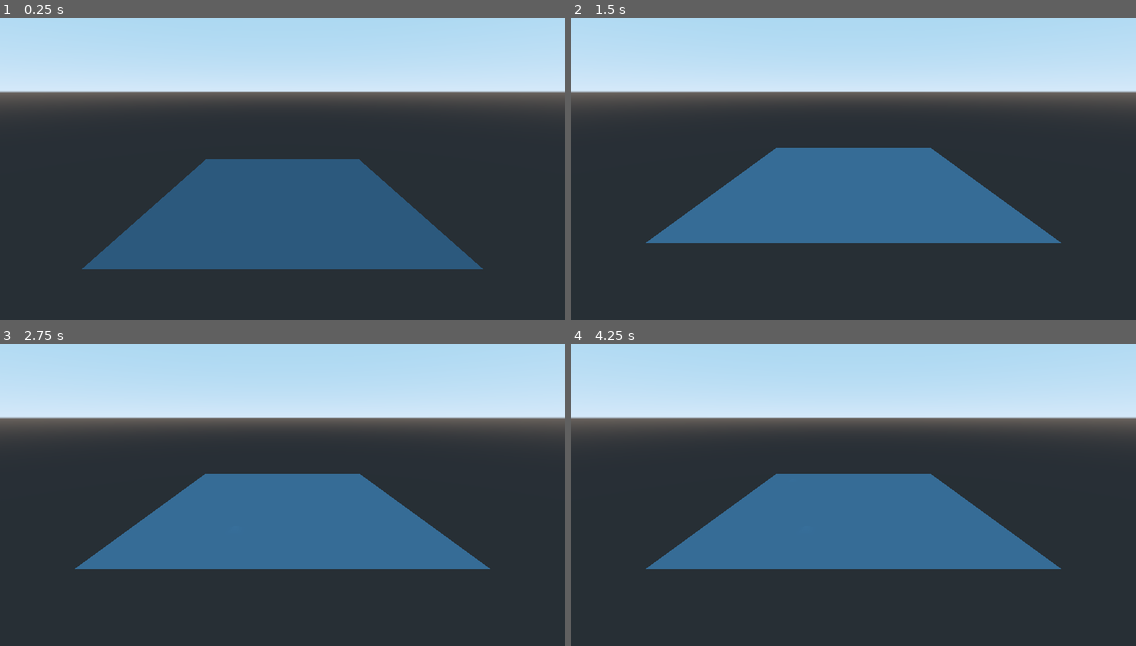
Above: before the commit, frames 1-4 (two rows, left to right).
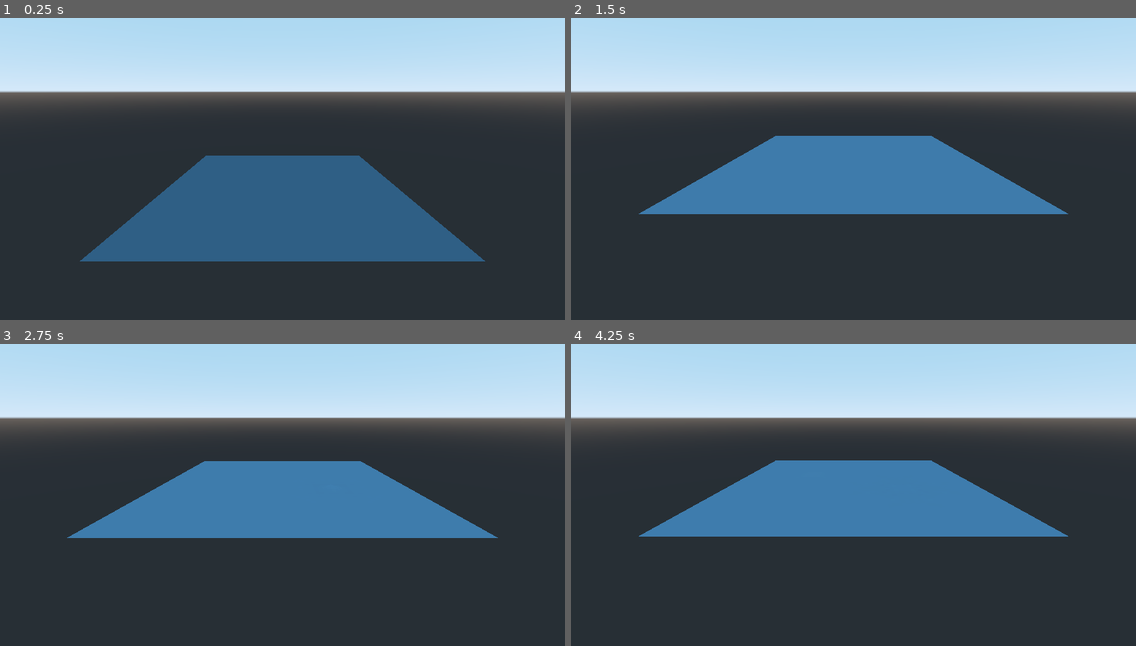
Above: after the commit, the same moments.

Repository: kb173/godot-interactive-water
Game: Godot game, scene res://TestScene.tscn
Two runs of this game, one before a commit and one after it. Both use one fixed random seed, a clock stepped at 60 frames per second and the inputs below.
Inputs:
- Up to frame 1 (0.25 s): no input
- Up to frame 2 (1.5 s): no input
- Up to frame 3 (2.75 s): no input
- Up to frame 4 (4.25 s): tap Enter at 2.75 s; tap Space at 3.5 s

The runs differ from the first frame. In frame 1, 3.0% of the frame differs, in the area x 14-86%, y 45-84%; in frame 2, 10%; in frame 3, 11%; in frame 4, 11%, in the area x 12-88%, y 38-75%.

Commit message:
Increase position accuracy and some cleanup

Diff:
--- /dev/null
+++ b/PersistentShaderTexture.tscn
@@ -0,0 +1,30 @@
+[gd_scene load_steps=4 format=2]
+
+[ext_resource path="res://WaterUpdate.shader" type="Shader" id=1]
+[ext_resource path="res://WaterHeights.gd" type="Script" id=2]
+
+[sub_resource type="ShaderMaterial" id=1]
+shader = ExtResource( 1 )
+shader_param/water_height = 0.5
+shader_param/height_damping = 0.02
+shader_param/velocity_damping = 0.02
+shader_param/spread = 0.05
+
+[node name="PersistentShaderTexture" type="Node"]
+script = ExtResource( 2 )
+
+[node name="Viewport" type="Viewport" parent="."]
+size = Vector2( 1, 1 )
+transparent_bg = true
+handle_input_locally = false
+hdr = false
+disable_3d = true
+usage = 0
+render_target_v_flip = true
+render_target_update_mode = 3
+
+[node name="Texture" type="ColorRect" parent="Viewport"]
+material = SubResource( 1 )
+margin_right = 128.0
+margin_bottom = 128.0
+rect_min_size = Vector2( 128, 128 )
--- a/TestScene.tscn
+++ b/TestScene.tscn
@@ -1,8 +1,7 @@
-[gd_scene load_steps=9 format=2]
+[gd_scene load_steps=7 format=2]
 
 [ext_resource path="res://Water.shader" type="Shader" id=1]
-[ext_resource path="res://WaterUpdate.shader" type="Shader" id=2]
-[ext_resource path="res://WaterHeights.gd" type="Script" id=3]
+[ext_resource path="res://PersistentShaderTexture.tscn" type="PackedScene" id=2]
 [ext_resource path="res://Water.gd" type="Script" id=4]
 
 [sub_resource type="ViewportTexture" id=1]
@@ -14,15 +13,8 @@
 shader_param/water_heights = SubResource( 1 )
 
 [sub_resource type="PlaneMesh" id=3]
-subdivide_width = 128
-subdivide_depth = 128
-
-[sub_resource type="ShaderMaterial" id=4]
-shader = ExtResource( 2 )
-shader_param/water_height = 0.5
-shader_param/height_damping = 0.05
-shader_param/velocity_damping = 0.05
-shader_param/spread = 0.1
+subdivide_width = 64
+subdivide_depth = 64
 
 [node name="TestScene" type="Spatial"]
 
@@ -34,23 +26,7 @@
 mesh = SubResource( 3 )
 material/0 = null
 
-[node name="WaterHeights" type="Node" parent="Water"]
-script = ExtResource( 3 )
-
-[node name="WaterHeightViewport" type="Viewport" parent="Water/WaterHeights"]
-size = Vector2( 128, 128 )
-handle_input_locally = false
-hdr = false
-disable_3d = true
-usage = 0
-render_target_v_flip = true
-render_target_update_mode = 3
-
-[node name="Texture" type="ColorRect" parent="Water/WaterHeights/WaterHeightViewport"]
-material = SubResource( 4 )
-margin_right = 128.0
-margin_bottom = 128.0
-rect_min_size = Vector2( 128, 128 )
+[node name="WaterHeights" parent="Water" instance=ExtResource( 2 )]
 
 [node name="Camera" type="Camera" parent="."]
 transform = Transform( 1, 0, 0, 0, 0.965926, 0.258819, 0, -0.258819, 0.965926, 0, 1.156, 1.988 )
--- a/Water.gd
+++ b/Water.gd
@@ -6,26 +6,9 @@
 export var first_output_frame := 0
 var _frame_number := 0
 
-var _first_frame := true
-
-
-func _ready():
-	# Set an initial "previous frame"
-	var first_image = Image.new()
-
-	first_image.create(128, 128, false, Image.FORMAT_RGBA8)
-	var first_texture = ImageTexture.new()
-	first_texture.create_from_image(first_image)
-
-	$WaterHeights.set_previous_texture(first_texture)
 
 
 func _physics_process(delta):
-	# Skip the first frame because that would swap around buffers that aren't properly rendered yet
-	if _first_frame:
-		_first_frame = false
-		return
-
 	# Get result of previous frame
 	var result = $WaterHeights.get_texture()
 
@@ -39,7 +22,7 @@
 	if _frame_number % 100 == 0:
 		print("Setting pixel")
 		image_data.lock()
-		image_data.set_pixel(randi() % 128, randi() % 128, Color(0.0, 0.0, 0.0))
+		image_data.set_pixel(randi() % 64, randi() % 64, Color(0.0, 0.0, 0.0, 0.0))
 		image_data.unlock()
 
 	# Create an ImageTexture for this new frame
--- a/Water.shader
+++ b/Water.shader
@@ -3,10 +3,14 @@
 uniform sampler2D water_heights;
 
 
+float read_height(sampler2D tex, vec2 uv) {
+	return texture(tex, uv).r + texture(tex, uv).g / 255.0;
+}
+
 void fragment() {
-	ALBEDO = vec3(0.2, 0.5, 0.8) * texture(water_heights, UV).r;
+	ALBEDO = vec3(0.2, 0.5, 0.8) * read_height(water_heights, UV);
 }
 
 void vertex() {
-	VERTEX.y = texture(water_heights, UV).r;
+	VERTEX.y = read_height(water_heights, UV);
 }
--- a/WaterHeights.gd
+++ b/WaterHeights.gd
@@ -4,15 +4,23 @@
 # setting the working texture for the next frame.
 # Values are encoded like this:
 # R: y-position
-# G: y-velocity
-# B: y-acceleration
-# A: ?
+# G: y-position (second component)
+# B: y-velocity
+# A: y-acceleration
 # TODO: Consider increasing the accuracy of the texture
+
+export var size := Vector2(64, 64)
+
+
+func _ready():
+	$Viewport/Texture.rect_min_size = size
+	$Viewport/Texture.rect_size = size
+	$Viewport.size = size
 
 
 func get_texture():
-	return $WaterHeightViewport.get_texture()
+	return $Viewport.get_texture()
 
 
 func set_previous_texture(texture):
-	$WaterHeightViewport/Texture.material.set_shader_param("previous_frame", texture)
+	$Viewport/Texture.material.set_shader_param("previous_frame", texture)
--- a/WaterUpdate.shader
+++ b/WaterUpdate.shader
@@ -1,7 +1,7 @@
 shader_type canvas_item;
 render_mode unshaded, blend_disabled;
 
-uniform sampler2D previous_frame: hint_black_albedo;
+uniform sampler2D previous_frame;
 
 uniform float water_height = 0.5;
 
@@ -9,11 +9,19 @@
 uniform float velocity_damping = 0.05;
 uniform float spread = 0.1;
 
+float read_height(sampler2D tex, vec2 uv) {
+	return texture(tex, uv).r + texture(tex, uv).g / 255.0;
+}
+
+float get_encoded_remainder(float num) {
+	return fract(num * 255.0);
+}
+
 void fragment() {
 	// Read
-	float height_here = texture(previous_frame, UV).r;
-	float velocity_here = texture(previous_frame, UV).g;
-	float acceleration_here = texture(previous_frame, UV).b;
+	float height_here = read_height(previous_frame, UV);
+	float velocity_here = texture(previous_frame, UV).b;
+	float acceleration_here = texture(previous_frame, UV).a;
 
 	// Apply force towards the base height
 	float force = (height_here - water_height) * height_damping + velocity_here * velocity_damping;
@@ -25,11 +33,12 @@
 	// Update values based on neighbouring values
 
 	// Read more samples
-	float uv_mod = 1.0 / 128.0;
-	float height_up = texture(previous_frame, UV + vec2(0.0, uv_mod)).r;
-	float height_down = texture(previous_frame, UV + vec2(0.0, -uv_mod)).r;
-	float height_left = texture(previous_frame, UV + vec2(- uv_mod, 0.0)).r;
-	float height_right = texture(previous_frame, UV + vec2(uv_mod, 0.0)).r;
+	float uv_mod = 1.0 / 64.0;
+
+	float height_up = read_height(previous_frame, UV + vec2(0.0, uv_mod));
+	float height_down = read_height(previous_frame, UV + vec2(0.0, -uv_mod));
+	float height_left = read_height(previous_frame, UV + vec2(-uv_mod, 0.0));
+	float height_right = read_height(previous_frame, UV + vec2(uv_mod, 0.0));
 
 	// Calculate differences
 	float up_delta = spread * (height_up - height_here);
@@ -48,5 +57,5 @@
 	//height_here = mix(height_here, water_height, 0.1);
 
 	// Write
-	COLOR = vec4(height_here, velocity_here, acceleration_here, 1.0);
+	COLOR = vec4(height_here, get_encoded_remainder(height_here), velocity_here, acceleration_here);
 }
--- a/WaterUpdateMaterial.tres
+++ b/WaterUpdateMaterial.tres
@@ -7,3 +7,4 @@
 shader_param/water_height = 0.5
 shader_param/height_damping = 0.05
 shader_param/velocity_damping = 0.05
+shader_param/spread = 0.1
